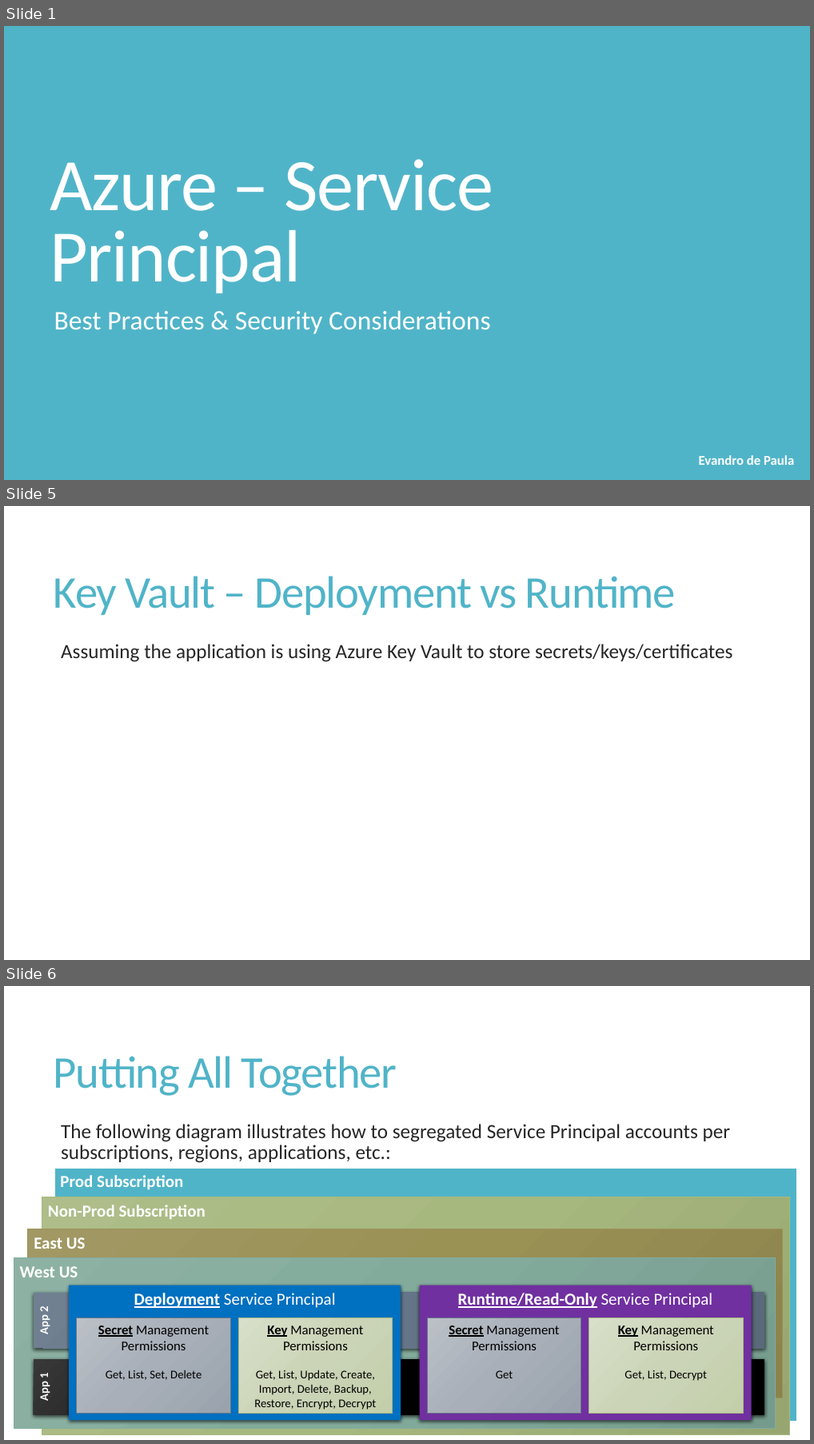
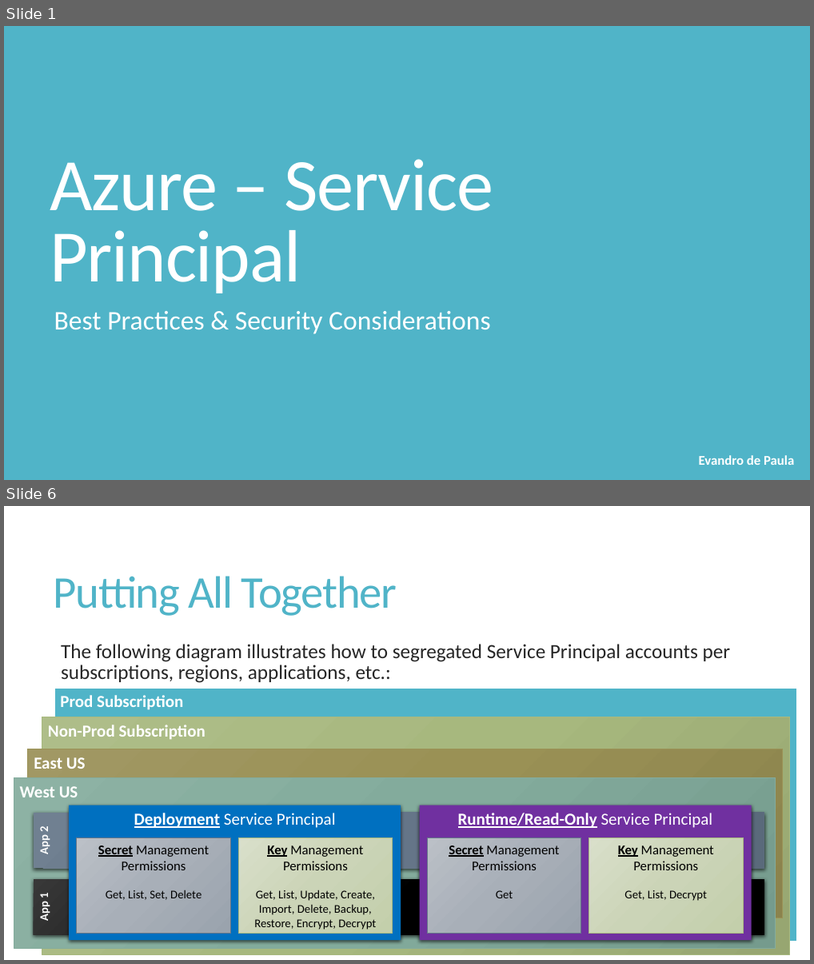
Before and after one commit to evandropaula/Azure, a slide deck: ServicePrincipal/PPT/ServicePrincipal.pptx. Shown one above the other, each under a label of ours: slides 1, 5 and 6 before the commit, slides 1 and 6 after it; the slides between them are not shown. The pictures are 814x1444 and 814x964 pixels, drawn with LibreOffice and Linux fonts; fonts in the diff are those of the drawing. Boxes give left, top, right and bottom in pixels: in the first picture for what was removed or moved away, otherwise in the second. Text is boxed around its words. In the diff, an @@ line names an element or a change of style, - is before the commit and + after.

```diff
--- a/ServicePrincipal/PPT/ServicePrincipal.pptx
+++ b/ServicePrincipal/PPT/ServicePrincipal.pptx
@@ slide 5 removed at [4,506,810,960], background #FFFFFF @@
@@ title removed at [54,576,676,615] @@
-Key Vault – Deployment vs Runtime
@@ text removed at [61,644,733,662] @@
-  Assuming the application is using Azure Key Vault to store secrets/keys/certificates
```
Also in this commit, not shown: 3 slides changed, 1 slide added.
